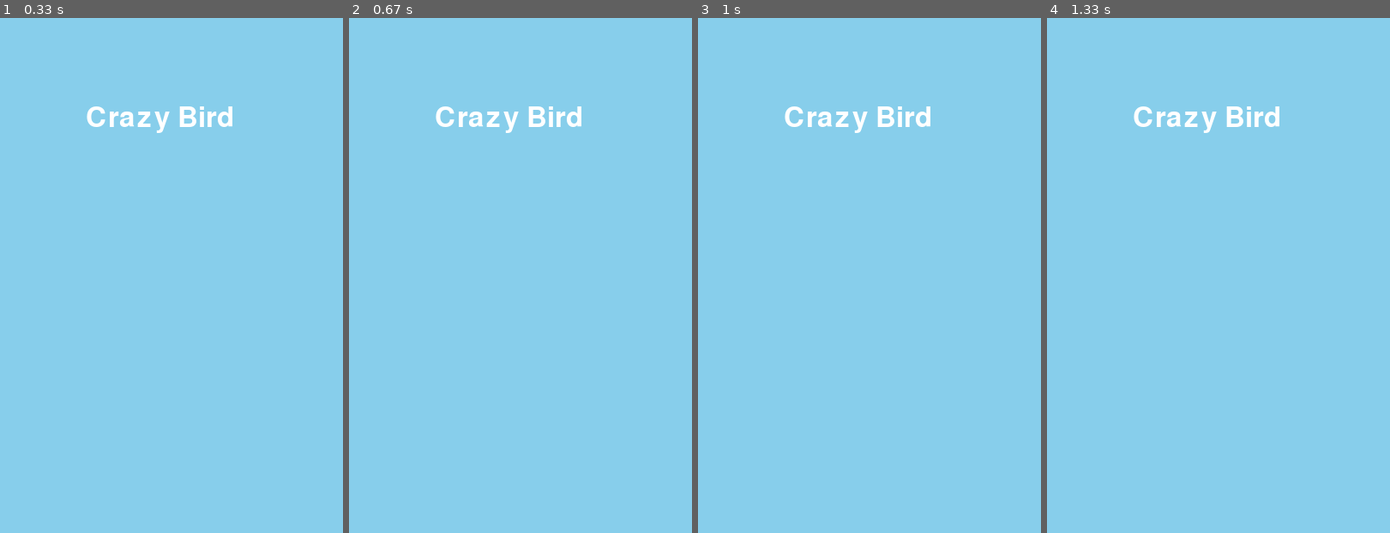
Above: before the commit, frames 1-4 (left to right).
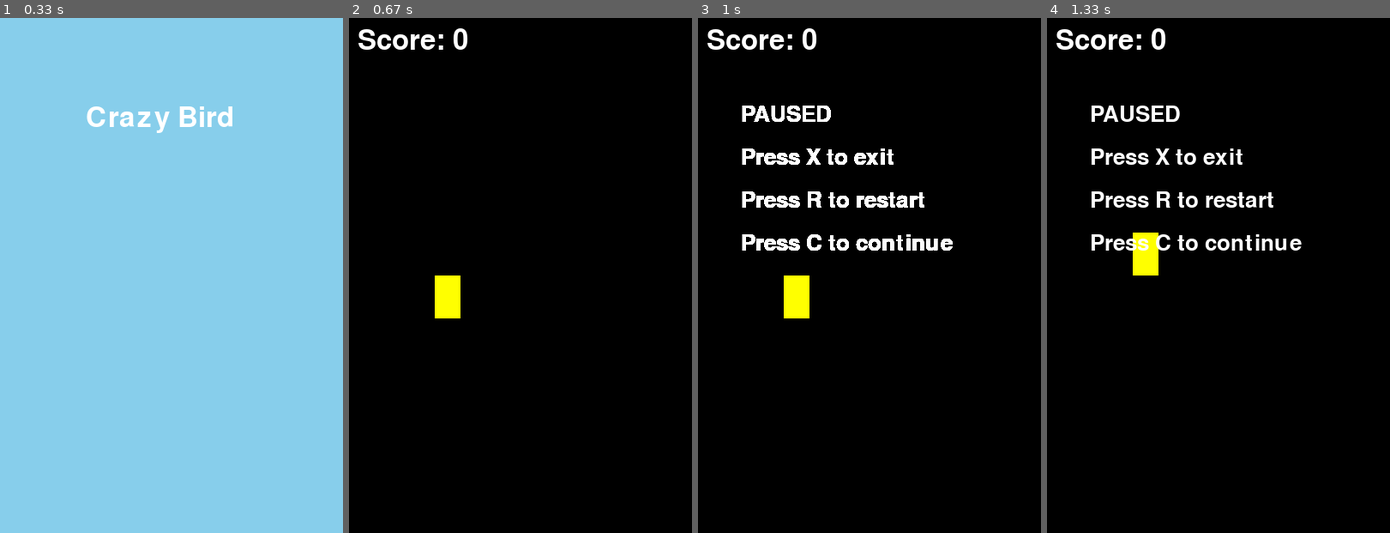
Above: after the commit, the same moments.

Repository: 1Takesimz/py.game-CrazyBird
Game: pygame game, started from CrazyBird/functionScripts/CrazyBird.py
Two runs of this game, one before a commit and one after it. Both use one fixed random seed, a clock stepped at 60 frames per second and the inputs below.
Inputs:
- Up to frame 1 (0.33 s): no input
- Up to frame 2 (0.67 s): tap Space at 0.33 s
- Up to frame 3 (1 s): hold P from 0.67 s (still down)
- Up to frame 4 (1.33 s): release P at 1.13 s; hold R from 1.17 s (still down)

Frame 1 is identical in both runs. In frame 2, 100% of the frame differs, in the area x 0-100%, y 0-100%; in frame 3, 100%; in frame 4, 100%.

Commit message:
feat: UI working and further improvements on game logic
- tweaked keyborad logic in main.py to GameplaySession.py
- good progress on implementing working pause menu
- added to the game variable logic

Diff:
--- a/CrazyBird/functionScripts/CrazyBird.py
+++ b/CrazyBird/functionScripts/CrazyBird.py
@@ -42,15 +42,12 @@
             if event.key == pygame.K_i:
                 logging.info("Displaying instructions.")
                 Instructions.explain("Instuctions")
-        elif event.type == pygame.KEYDOWN:
-            if event.key == pygame.K_s:
+            elif event.key == pygame.K_s:
                 #PLACEHOLDER FOR SCORE FUNCTIONALITY
                 logging.info("Score functionality not implemented yet.")
-        elif event.type == pygame.KEYDOWN:
-            if event.key == pygame.K_SPACE:
+            elif event.key == pygame.K_SPACE:
                 logging.info("Start game functionality not implemented yet.")
                 GameplaySession.Play()
 #further
-
 pygame.quit()
 sys.exit()
--- a/CrazyBird/functionScripts/GameplaySession.py
+++ b/CrazyBird/functionScripts/GameplaySession.py
@@ -1,3 +1,4 @@
+
 import pygame  # type: ignore
 import os
 
@@ -19,7 +20,7 @@
         "PauseRestart": font.render("Press R to restart", True, (255, 255, 255)),
         "PauseContinue": font.render("Press C to continue", True, (255, 255, 255))
         }
-    Score = 0
+    score = 0
     SCORE_font = pygame.font.SysFont(None, 48)
 
     clock = pygame.time.Clock()
@@ -29,13 +30,17 @@
     game_active = True
     paused = False
 
-    bird_react = pygame.React(100, 250, 30, 50)
+    bird_react = pygame.Rect(100, 250, 30, 50)
 
     pipes = []
     pipe_frequency = 1500  # milliseconds
     pipe_gap = 150
     pipe_Width = 60
     last_pipe = pygame.time.get_ticks()
+
+    SCORE_surface = SCORE_font.render(f"Score: {int(score)}", True, (255, 255, 255))
+    screen.blit(SCORE_surface, (100,100))
+    pygame.display.update()
 
     while True:
         clock.tick(FPS)
@@ -46,7 +51,7 @@
             elif event.type == pygame.KEYDOWN:
                 if event.key == pygame.K_SPACE and game_active:
                     bird_movement = -7
-                elif event.key == pygame.K_SPACE and not game_active:
+                elif event.key == pygame.K_r and not game_active:
                     game_active = True
                     pipes.clear()
                     bird_react.y = 250
@@ -54,25 +59,30 @@
                     score = 0
                 elif event.key == pygame.K_p:
                     paused = not paused
+                    game_active = False
 
 
-        screen.fill((0,0,0))
-        pygame.draw.rect(screen, (255, 255, 0), bird_react)
-        for pipe in pipes:
-            pygame.draw.rect(screen, (0, 255, 0), pipe)
+        if game_active and not paused:
+            bird_movement += gravity
+            bird_react.y += bird_movement
 
+        if game_active:
+            screen.fill((0,0,0))
+            pygame.draw.rect(screen, (255, 255, 0), bird_react)
+            for pipe in pipes:
+                pygame.draw.rect(screen, (0, 255, 0), pipe)
 
-        SCORE_font.render(f"Score: {int(score)}", True, (255, 255, 255))
-        screen.blit(SCORE_font, (10,10))
-        pygame.display.update()
+            score_surface = SCORE_font.render(f"Score: {int(score)}", True, (255, 255, 255))
+            screen.blit(score_surface, (10, 10))
 
         if paused:
-            screen.fill((0, 0, 0))
             y_offset = 100
             x_offset = 50
             screen.blit(pause_text["Pause"], (x_offset, y_offset))
-            for text in ["exit", "restart", "continue"]:
-                screen.blit(pause_text[f"Pause{text.capitalize()}"], (x_offset, y_offset))
-                y_offset += 50
+            y_offset += 50
+            screen.blit(pause_text["PauseExit"], (x_offset, y_offset))
+            y_offset += 50
+            screen.blit(pause_text["PauseRestart"], (x_offset, y_offset))
+            y_offset += 50
+            screen.blit(pause_text["PauseContinue"], (x_offset, y_offset))
             pygame.display.update()
-            continue
